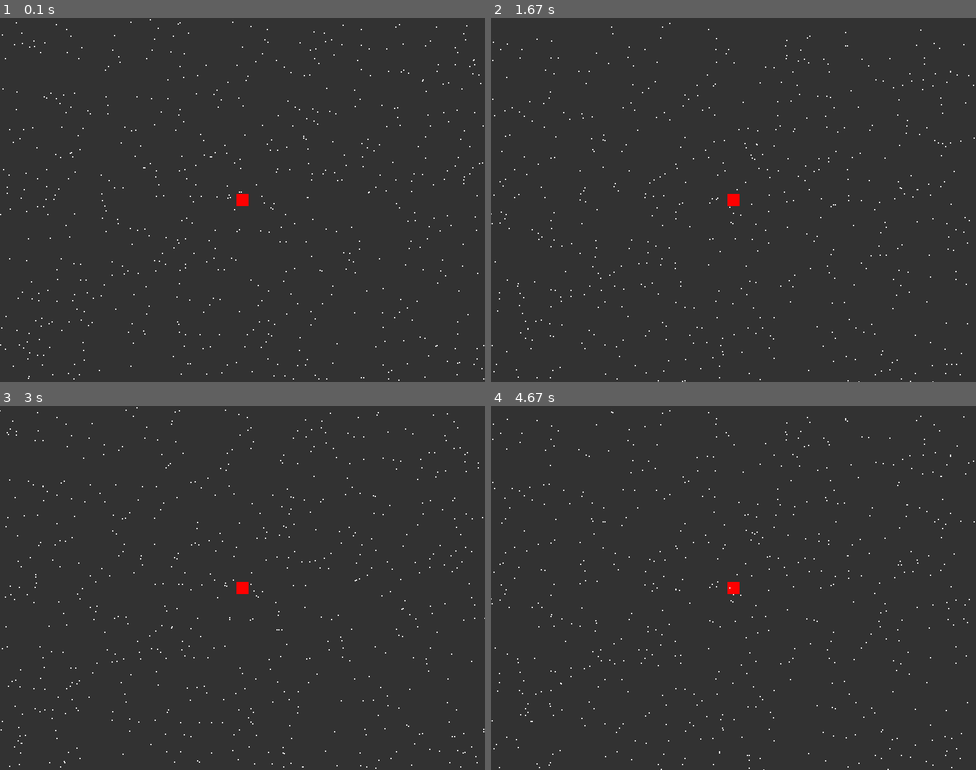
Above: before the commit, frames 1-4 (two rows, left to right).
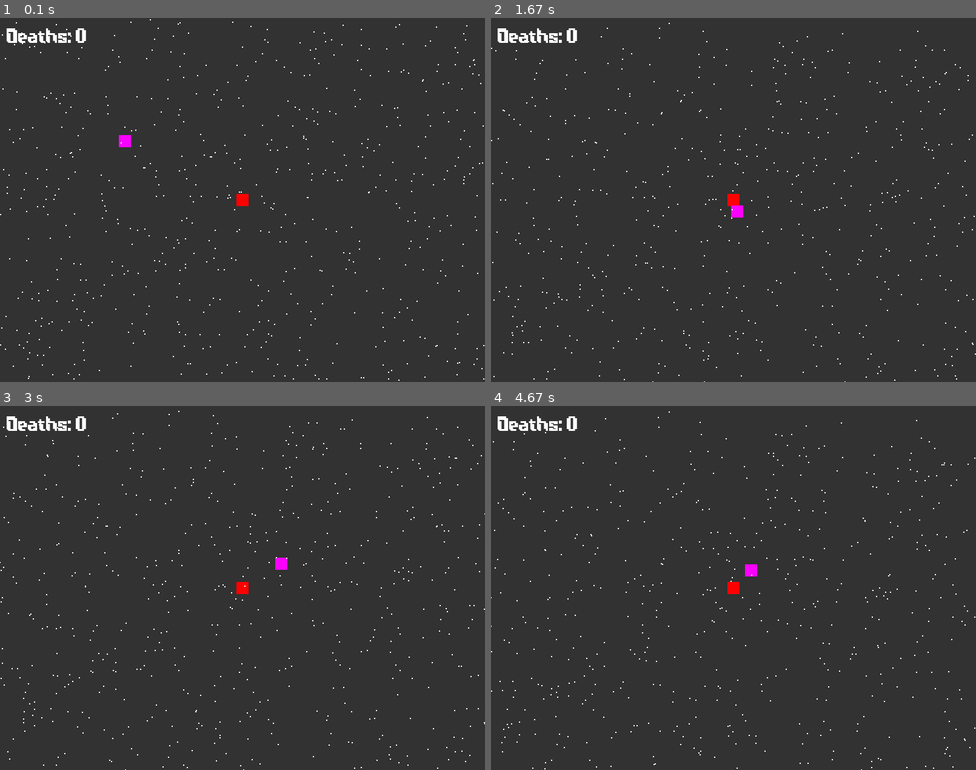
Above: after the commit, the same moments.

Repository: sinonymousx/pygameCameraTutorial
Game: pygame game, started from newspace.py
Two runs of this game, one before a commit and one after it. Both use one fixed random seed, a clock stepped at 60 frames per second and the inputs below.
Inputs (mouse positions are in pixels of both pictures, inside the frame that each line leads up to):
- Up to frame 1 (0.1 s): no input
- Up to frame 2 (1.67 s): press the mouse at (714, 214) at 0.37 s; move the mouse to (801, 203) at 0.47 s; release the mouse at (888, 189) at 0.6 s; hold D 0.67-1.13 s; move the mouse to (782, 280) at 0.7 s; hold W 1.17-1.47 s; hold D from 1.5 s (still down)
- Up to frame 3 (3 s): release D at 1.97 s; hold A 2-2.53 s; hold S 2.57-2.87 s; hold A from 2.9 s (still down)
- Up to frame 4 (4.67 s): release A at 3.3 s; hold W 3.33-3.7 s; hold D 3.73-4.37 s; hold S from 4.4 s (still down)

The runs differ from the first frame. In frame 1, 0.4% of the frame differs, in the area x 1-27%, y 2-36%; in frame 2, 1.3%; in frame 3, 1.4%, in the area x 0-100%, y 0-100%; in frame 4, 1.4%.

Commit message:
Refactor player movement and add bullets and enemy chasing
- Refactored the player movement code to use acceleration and friction for smoother controls
- Added the ability for the player to shoot bullets by clicking the mouse
- Implemented enemy chasing behavior, where the enemy follows the player's position

Diff:
--- a/newspace.py
+++ b/newspace.py
@@ -2,6 +2,11 @@
 import sys
 from random import randint
 from pygame.math import Vector2
+
+def limit(vector, max_len):
+    if vector.length() > max_len:
+        vector.scale_to_length(max_len)
+    return vector
 
 class Star(pygame.sprite.Sprite):
     def __init__(self):
@@ -25,20 +30,93 @@
         self.rect = self.image.get_rect(center=(x, y))
         # Store the world boundaries for clamping.
         self.world_rect = world_rect
+        #Movement
+        self.v = Vector2(0, 0)
+        self.acc = Vector2(0, 0)
+        self.friction = Vector2(0, 0)
+        self.bullets = []
 
     def update(self):
         # Basic player movement.
+        self.acc *= 0
+        max_speed = 10
         keys = pygame.key.get_pressed()
         if keys[pygame.K_w]:
-            self.rect.y -= 5
+            self.acc.y = -0.5
         if keys[pygame.K_s]:
-            self.rect.y += 5
+            self.acc.y = 0.5
         if keys[pygame.K_a]:
-            self.rect.x -= 5
+            self.acc.x = -0.5
         if keys[pygame.K_d]:
-            self.rect.x += 5
+            self.acc.x = 0.5
+        if pygame.mouse.get_pressed()[0]:
+            self.bullets.append(Bullet(self.rect.x, self.rect.y))
+        self.v += self.acc
+        limit(self.v, 10)
+        self.friction = self.v.copy()
+        self.friction *= -0.05
+        self.v += self.friction
+        if self.v.length() > max_speed:
+            self.v.normalize_ip()
+            self.v *= max_speed
+        self.rect.x += self.v.x
+        self.rect.y += self.v.y
         # Clamp the player's position within the world boundaries.
         self.rect.clamp_ip(self.world_rect)
+class Bullet(pygame.sprite.Sprite):
+    def __init__(self, x, y):
+        super().__init__()
+        # Create a red surface for the bullet.
+        self.image = pygame.Surface((5, 5))
+        self.image.fill((255, 0, 0))
+        self.rect = self.image.get_rect(center=(x, y))
+
+        self.life = 0
+        #Movement
+        self.v = Vector2(0, 0)
+        self.acc = Vector2(0, 0)
+        self.friction = Vector2(0, 0)
+
+        mouse_pos = Vector2(pygame.mouse.get_pos())
+        self.v = mouse_pos - Vector2(self.rect.x, self.rect.y)
+
+    def update(self):
+        self.acc *= 0
+        self.v += self.acc
+        self.rect.x += self.v.x
+        self.rect.y += self.v.y
+        if self.life > 180:
+            self.kill()
+        self.life += 1
+class Enemy(pygame.sprite.Sprite):
+    def __init__(self, x, y, world_rect):
+        super().__init__()
+        # Create a purple surface for the enemy.
+        self.image = pygame.Surface((20, 20))
+        self.image.fill((250, 0, 255))
+        self.rect = self.image.get_rect(center=(x, y))
+        self.v = Vector2(0, 0)
+        self.acc = Vector2(0, 0)
+        # Store the world boundaries for clamping.
+        self.world_rect = world_rect
+
+    def update(self):
+        # Basic enemy movement.
+        self.v += self.acc
+        limit(self.v, 10)
+        self.rect.x += self.v.x
+        self.rect.y += self.v.y
+        self.acc *= 0
+        # Clamp the enemy's position within the world boundaries.
+        self.rect.clamp_ip(self.world_rect)
+
+    def chase(self, target):
+        desired = Vector2(target.x - self.rect.x, target.y - self.rect.y)
+        desired.scale_to_length(10)
+        steer = desired - self.v
+        limit(steer, 0.51)
+        self.acc += steer
+
 
 class Camera(pygame.sprite.Group):
     def __init__(self):
@@ -59,14 +137,14 @@
         self.offset.x = target.rect.centerx - self.half_w
         self.offset.y = target.rect.centery - self.half_h
 
-    def custom_draw(self, target):
+    def custom_draw(self):
         """
         Draws all sprites in the group with an offset based on the target's
         position. For sprites with a 'parallax' attribute, the offset is
         scaled accordingly.
         """
         # Update the camera's offset to center on the target.
-        self.center_target(target)
+        #self.center_target(target)
 
         # Optionally, sort sprites (e.g., by vertical position) for layering.
         for sprite in sorted(self.sprites(), key=lambda s: s.rect.centery):
@@ -85,7 +163,10 @@
     SCREEN_WIDTH, SCREEN_HEIGHT = 800, 600
     screen = pygame.display.set_mode((SCREEN_WIDTH, SCREEN_HEIGHT))
     pygame.display.set_caption("Camera Group with Parallax")
+    font = pygame.font.Font("pixel.ttf", 32)
     clock = pygame.time.Clock()
+
+    deaths = 0
 
     # Define world boundaries.
     world_rect = pygame.Rect(0, 0, 2000, 2000)
@@ -96,6 +177,16 @@
     # Create a player sprite and pass in the world boundaries.
     player = Player(400, 300, world_rect)
     camera.add(player)
+
+    # Create an enemy sprite and pass in the world boundaries.
+    enemy = Enemy(200, 200, world_rect)
+    camera.add(enemy)
+
+    # Create bullet sprites.
+    bullets = []
+    for i in range(len(player.bullets)):
+        bullets.append(player.bullets[i])
+        camera.add(bullets[i])
 
     # Create stars and add them to the camera group.
     for _ in range(5000):
@@ -111,10 +202,25 @@
         # Update the player (which now handles its own clamping).
         player.update()
 
+        # Update the enemy.
+        enemy.update()
+        enemy.chase(player.rect)
+
+        # Update bullets.
+        for bullet in bullets:
+            bullet.update()
+
         # Drawing.
         screen.fill((50, 50, 50))
         # The camera group draws every sprite with the appropriate offset.
-        camera.custom_draw(player)
+        camera.center_target(player)
+        camera.custom_draw()
+
+        # Render text
+        score_text = font.render("Deaths: " + str(deaths), True, (255, 255, 255))
+        #inv_text = font.render("Bullets: " + str(player.left), True, (255, 255, 255))
+        screen.blit(score_text, (10, 10))
+        #screen.blit(inv_text, (600, 10))
 
         pygame.display.flip()
         clock.tick(60)
Binary file added: pixel.ttf
